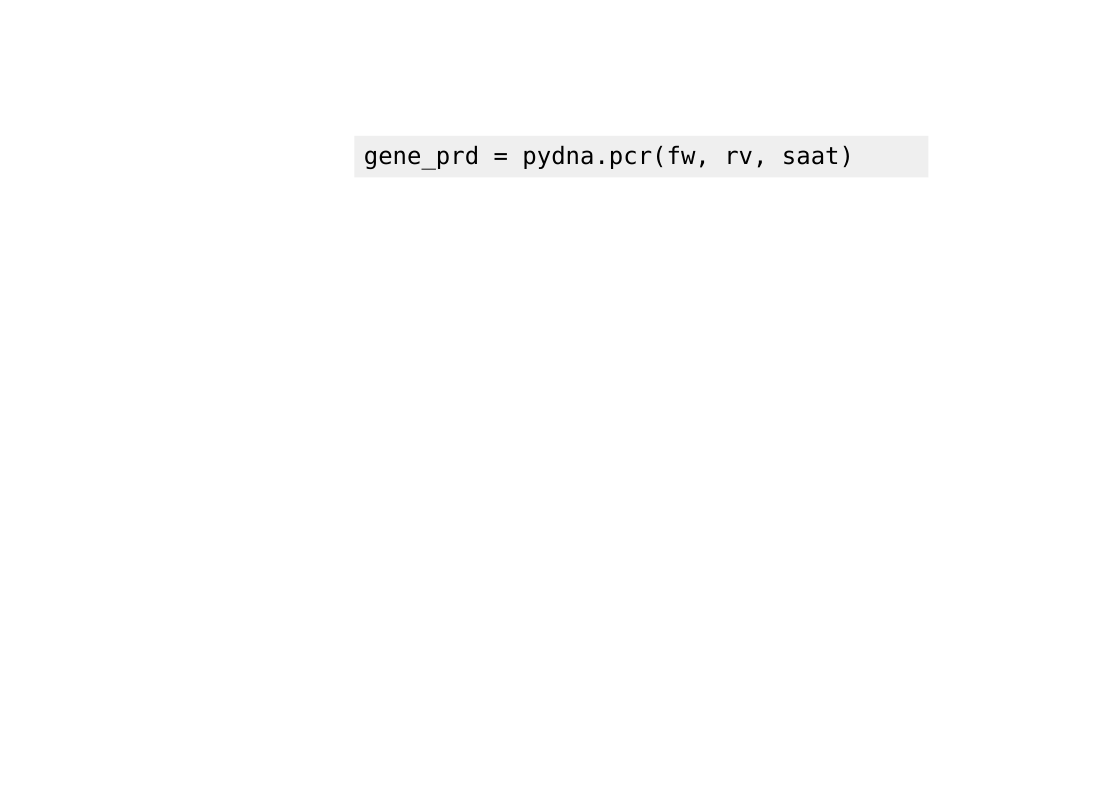
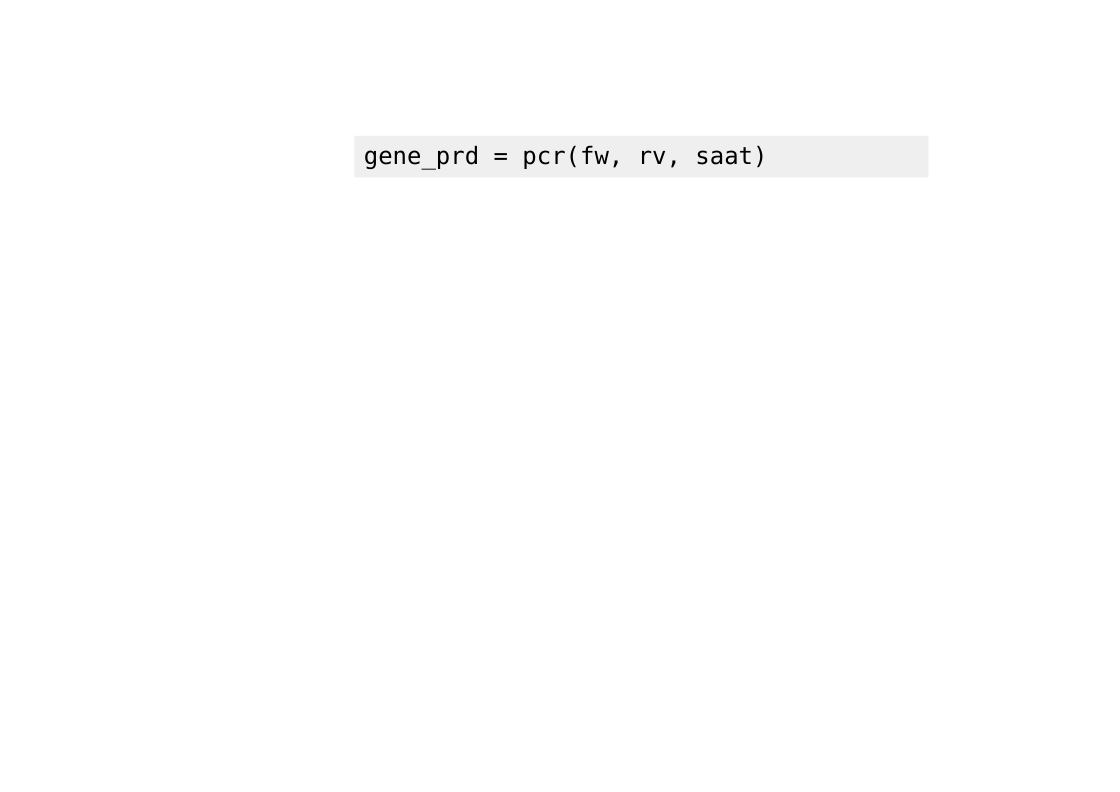
Before and after one commit to BjornFJohansson/pydna-examples, a slide deck: slide 4 of strawberry aat/saat_cloning2.odp (slide 5 before the commit). Drawn at 1120x792 pixels with LibreOffice and Linux fonts; fonts in the diff are those of the drawing; background and template pictures are left out. Boxes give left, top, right and bottom in pixels: in the first picture for what was removed or moved away, otherwise in the second. Text is boxed around its words. In the diff, an @@ line names an element or a change of style, - is before the commit and + after.

```diff
--- a/strawberry aat/saat_cloning2.odp
+++ b/strawberry aat/saat_cloning2.odp
@@ text in rectangle at (x1=364, y1=145, x2=767, y2=170): text changed @@
-gene_prd = pydna.pcr(fw, rv, saat)
+gene_prd = pcr(fw, rv, saat)
```
Also in this commit, not shown: 9 other slides changed, 1 slide removed, 5 other files.
